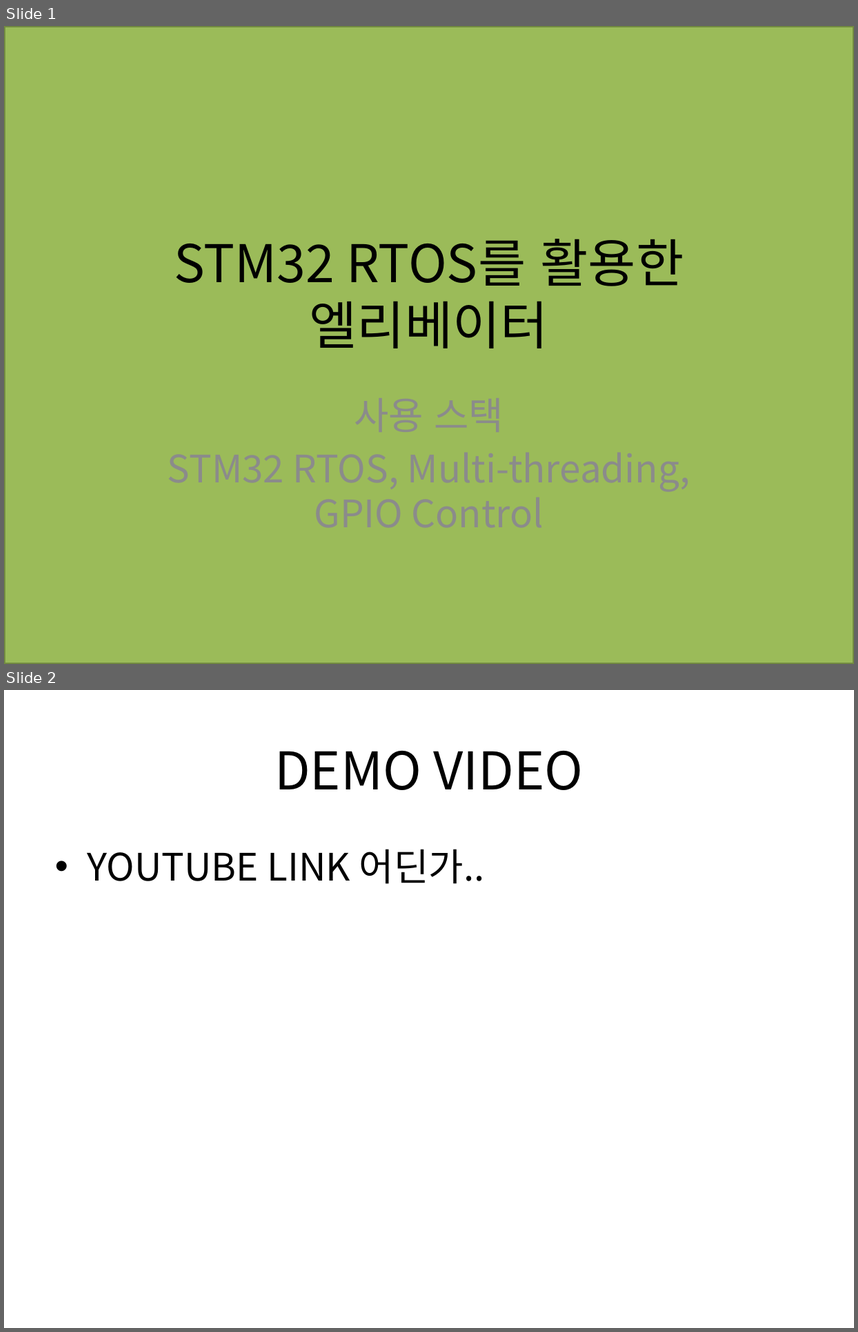
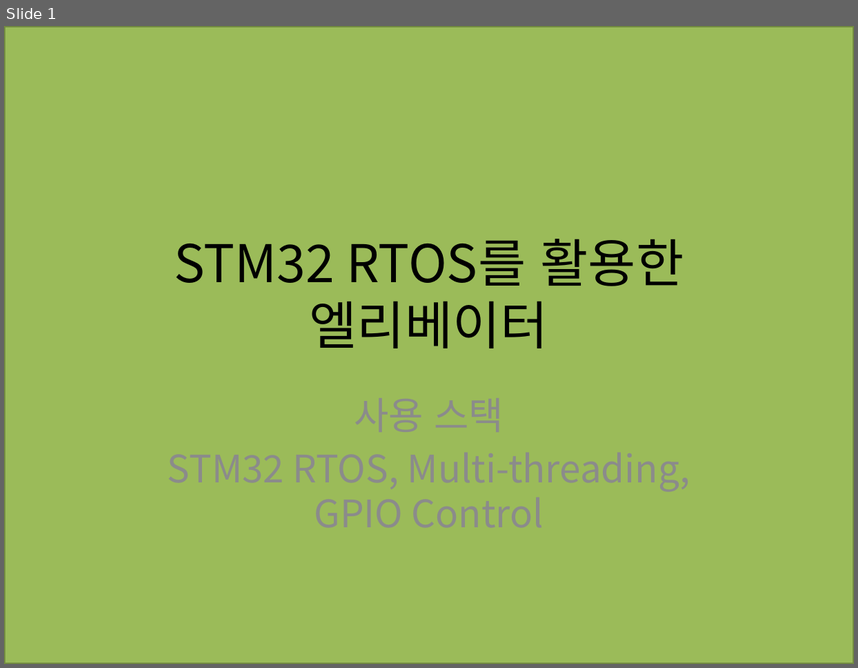
Before and after one commit to woochang0110/STM32_Elevator, a slide deck: Document/Elevator_ppt_final.pptx. Shown one above the other, each under a label of ours: slides 1 and 2 before the commit, slide 1 after it. The pictures are 858x1332 and 858x668 pixels, drawn with LibreOffice and Linux fonts; fonts in the diff are those of the drawing. Boxes give left, top, right and bottom in pixels: in the first picture for what was removed or moved away, otherwise in the second. Text is boxed around its words. In the diff, an @@ line names an element or a change of style, - is before the commit and + after.

```diff
--- a/Document/Elevator_ppt_final.pptx
+++ b/Document/Elevator_ppt_final.pptx
@@ slide 2 removed at [4, 690, 854, 1328], background #FFFFFF @@
@@ title removed at [274, 751, 583, 790] @@
-DEMO VIDEO
@@ text removed at [87, 849, 485, 884] @@
-• YOUTUBE LINK 어딘가..
```
Also in this commit, not shown: 2 slides changed, 2 slides added, 5 other files.
